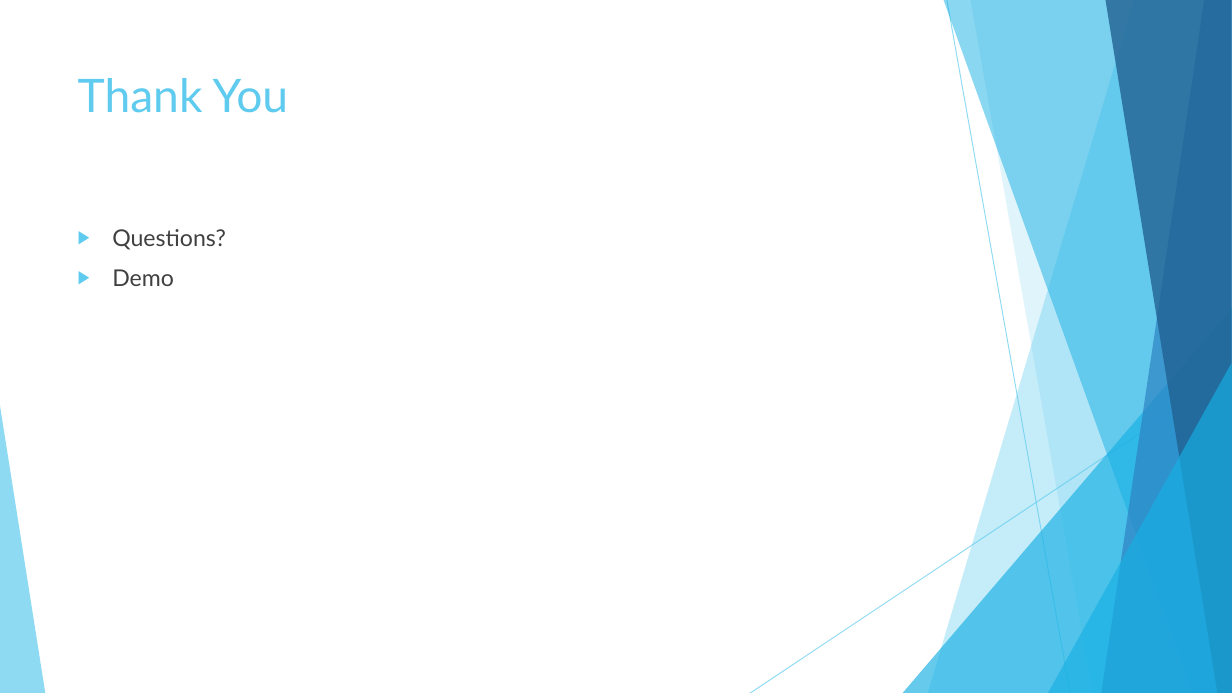
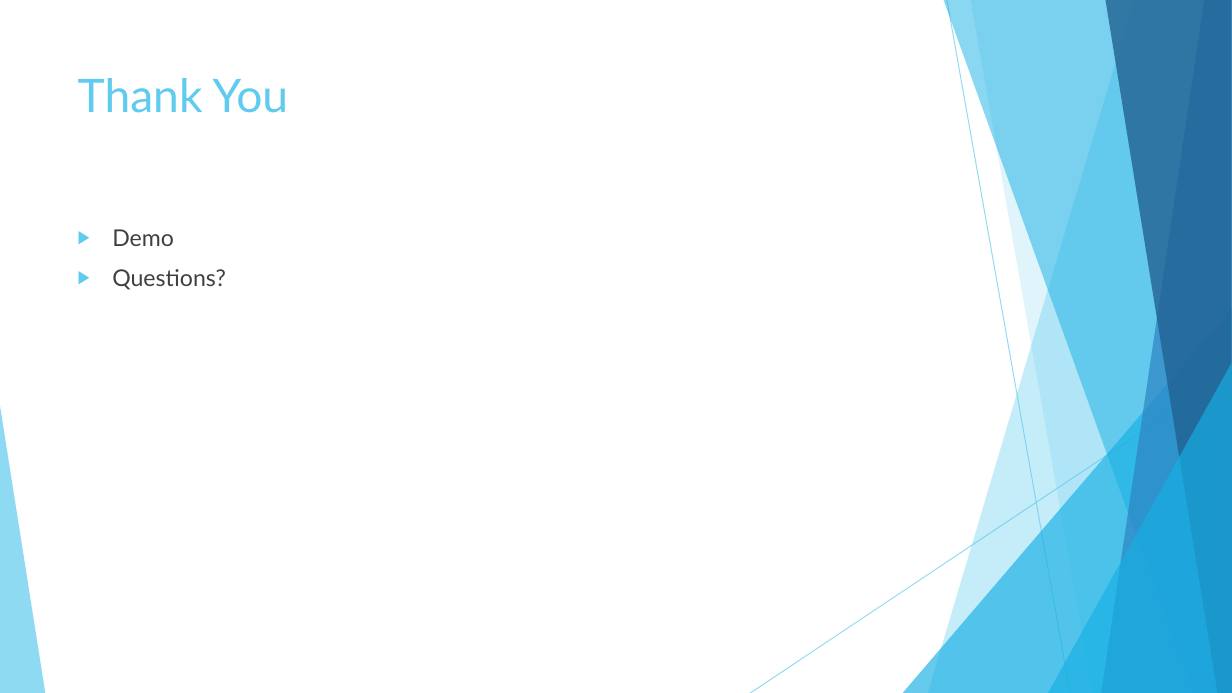
Before and after one commit to KodeFu/cse682, a slide deck: slide 56 of Test Framework Final Presentation.pptx. Drawn at 1232x693 pixels with LibreOffice and Linux fonts; fonts in the diff are those of the drawing. Boxes give left, top, right and bottom in pixels: in the first picture for what was removed or moved away, otherwise in the second. Text is boxed around its words. In the diff, an @@ line names an element or a change of style, - is before the commit and + after.

Commit message:
Update remote user use case table. Flip questions and demo on last slide.

```diff
--- a/Test Framework Final Presentation.pptx
+++ b/Test Framework Final Presentation.pptx
@@ text at (112,229,174,246): paragraph added @@
+▶ Demo
@@ text at (112,269,174,286): paragraph removed @@
-▶ Demo
```
Also in this commit, not shown: 1 other slide changed.
